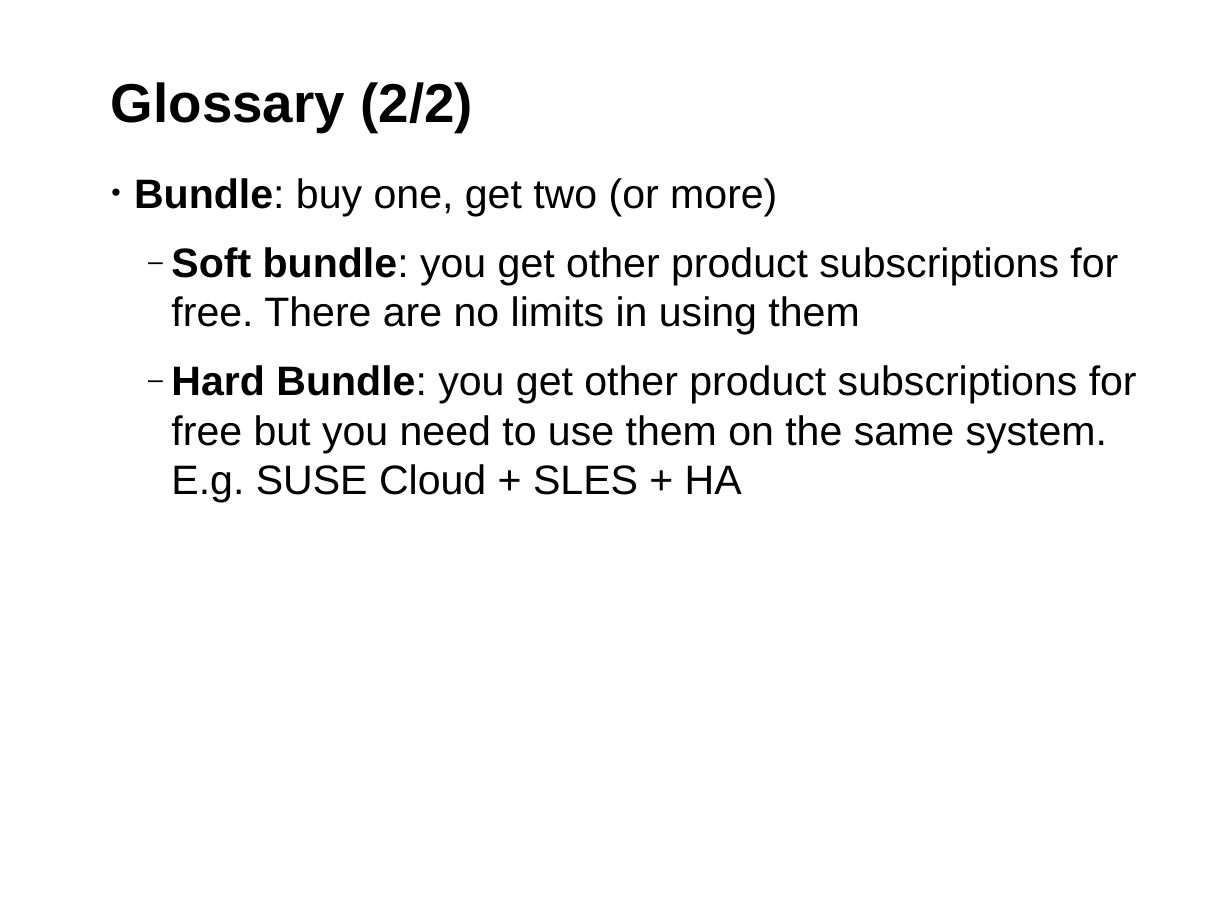
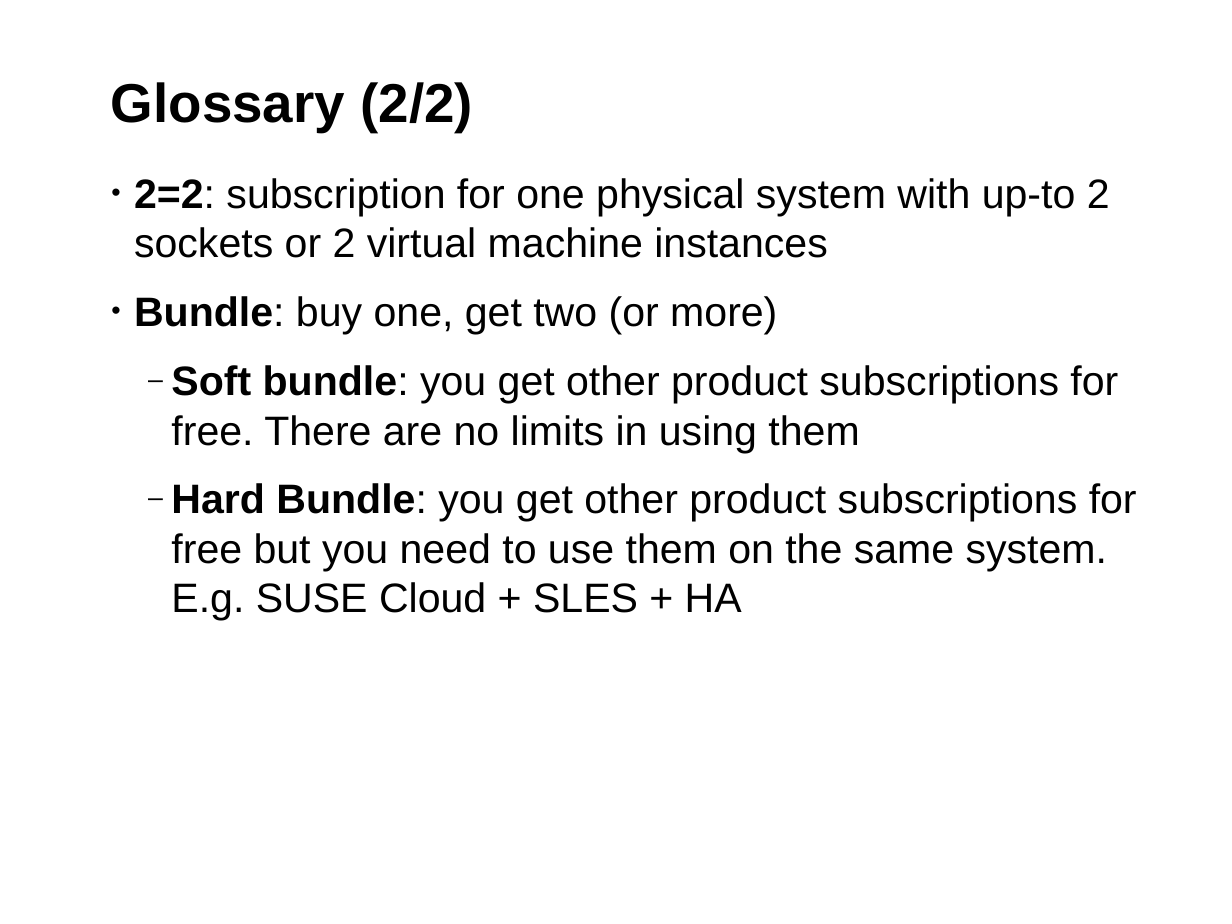
Before and after one commit to hustodemon/subscription-matcher, a slide deck: slide 9 of doc/SubscriptionCounting.odp (slide 7 before the commit). Drawn at 1232x924 pixels with LibreOffice and Linux fonts; fonts in the diff are those of the drawing; background and template pictures are left out. Boxes give left, top, right and bottom in pixels: in the first picture for what was removed or moved away, otherwise in the second. Text is boxed around its words. In the diff, an @@ line names an element or a change of style, - is before the commit and + after.

```diff
--- a/doc/SubscriptionCounting.odp
+++ b/doc/SubscriptionCounting.odp
@@ text at [134,178,1110,258]: paragraph added @@
+• 2=2: subscription for one physical system with up-to 2 sockets or 2 virtual machine instances
```
Also in this commit, not shown: 6 other slides changed, 2 slides added.
